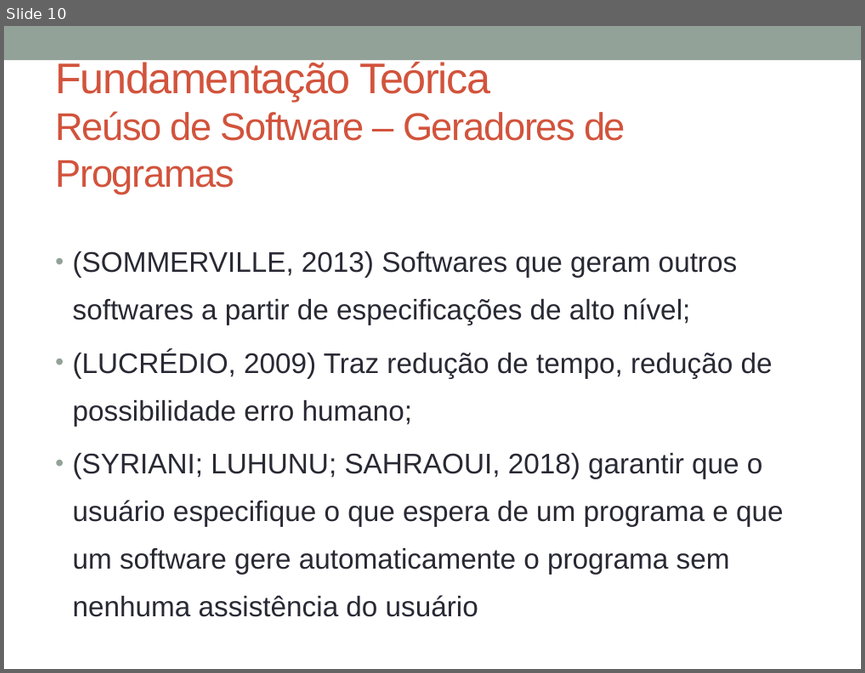
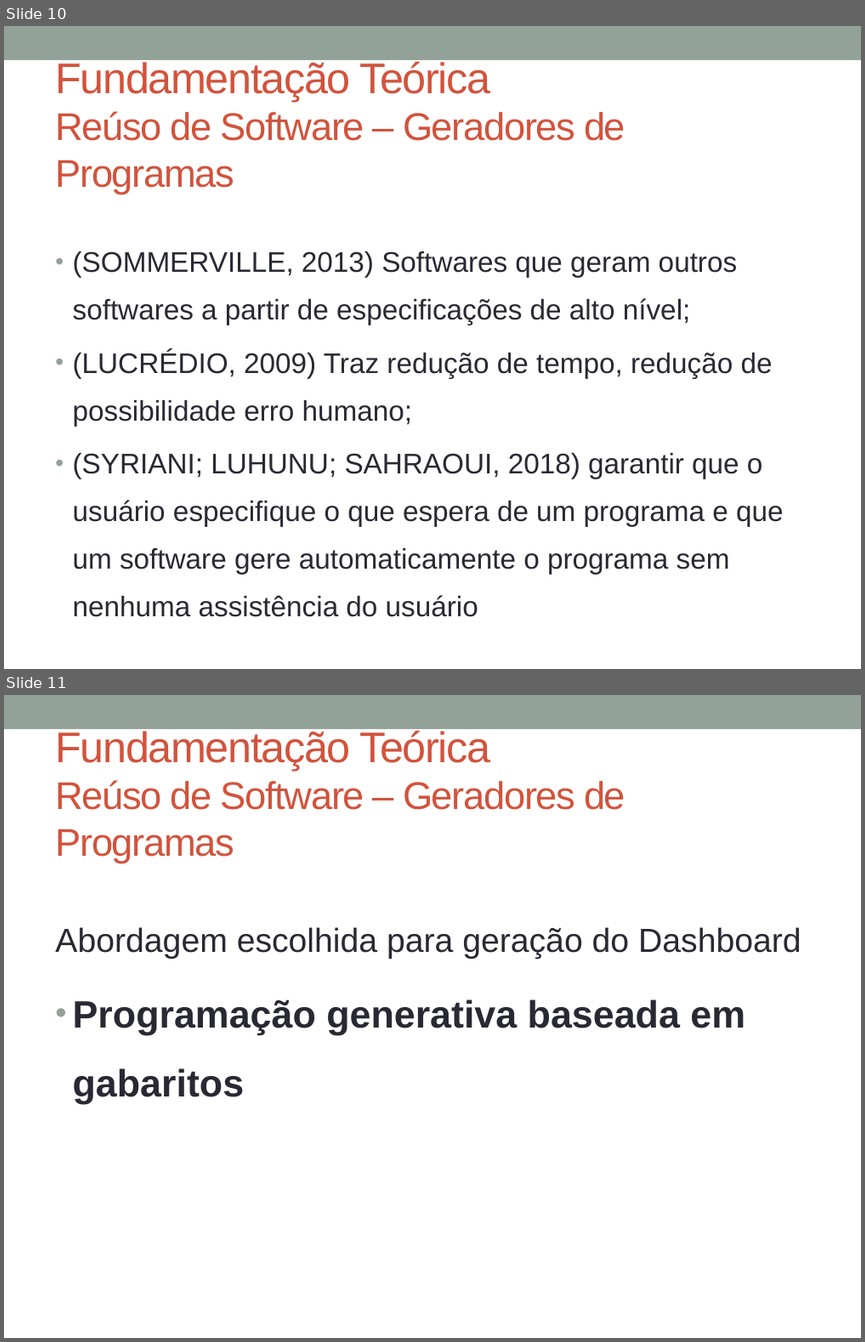
Before and after one commit to glaubergad/tccrepo, a slide deck: mono/Defesa TCC - Gerador de Dashboards.pptx. Shown one above the other, each under a label of ours: slide 10 before the commit, slides 10 and 11 after it. The pictures are 865x673 and 865x1342 pixels, drawn with LibreOffice and Linux fonts; fonts in the diff are those of the drawing. Boxes give left, top, right and bottom in pixels: in the first picture for what was removed or moved away, otherwise in the second. Text is boxed around its words. In the diff, an @@ line names an element or a change of style, - is before the commit and + after.

```diff
--- a/mono/Defesa TCC - Gerador de Dashboards.pptx
+++ b/mono/Defesa TCC - Gerador de Dashboards.pptx
@@ slide 11 added at (4,695,861,1338), background #FFFFFF; not listed: 1 template element that a slide beside it also shows @@
@@ title added at (55,728,625,863), 32.4 pt, text #D2533C @@
+Fundamentação Teórica
+Reúso de Software – Geradores de Programas
@@ text added at (55,927,801,1104), 28 pt, text #292934 @@
+Abordagem escolhida para geração do Dashboard
+• Programação generativa baseada em gabaritos
```
Also in this commit, not shown: 8 other slides added, 18 other files.
